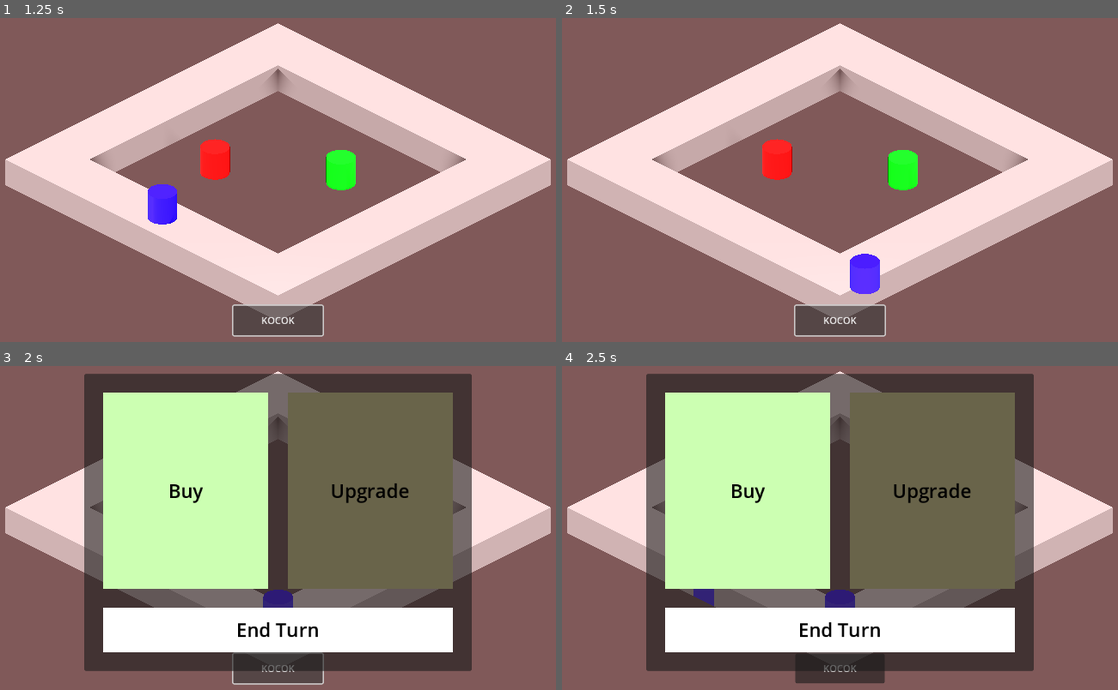
Above: before the commit, frames 1-4 (two rows, left to right).
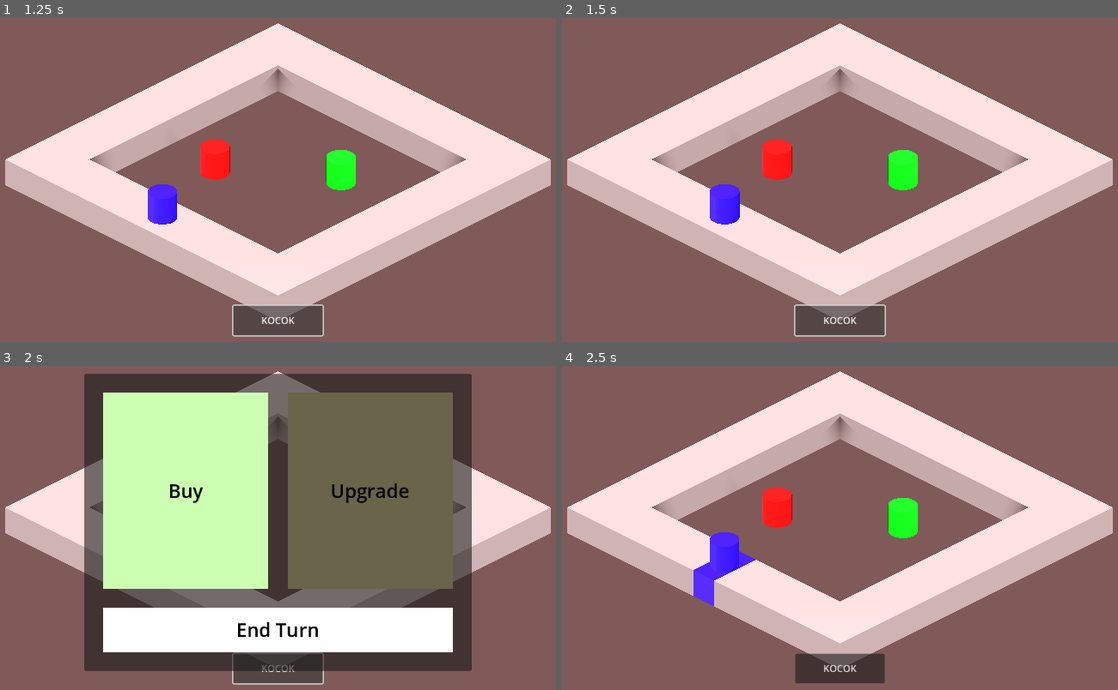
Above: after the commit, the same moments.

Repository: Cicadeuhum/monopoly-kocak
Game: Godot game, scene res://scenes/level_abby.tscn
Two runs of this game, one before a commit and one after it. Both use one fixed random seed, a clock stepped at 60 frames per second and the inputs below.
Inputs (mouse positions are in pixels of both pictures, inside the frame that each line leads up to):
- Up to frame 1 (1.25 s): click "KOCOK" at 0.5 s
- Up to frame 2 (1.5 s): click "KOCOK" at 1.25 s
- Up to frame 3 (2 s): no input
- Up to frame 4 (2.5 s): click (745, 492) at 2 s

Frame 1 is identical in both runs. In frame 2, 1.2% of the frame differs, in the area x 26-58%, y 51-86%; in frame 3, 0.3%; in frame 4, 55%, in the area x 15-85%, y 2-95%.
Error before the commit: Invalid access to property or key 'master' on a base object of type 'Nil'. (res://scripts/ui/menu_tile.gd:19)

Commit message:
Fix kocok button only can be pressed once

Diff:
--- a/project.godot
+++ b/project.godot
@@ -12,7 +12,7 @@
 
 config/name="new project"
 run/main_scene="res://scenes/level_abby.tscn"
-config/features=PackedStringArray("4.3", "Forward Plus")
+config/features=PackedStringArray("4.4", "Forward Plus")
 config/icon="res://icon.svg"
 
 [autoload]
--- a/resources/Tiles/Tile_2.tres
+++ b/resources/Tiles/Tile_2.tres
@@ -1,8 +1,9 @@
 [gd_resource type="Resource" script_class="Asset" load_steps=2 format=3 uid="uid://dxhku2n724f5c"]
 
-[ext_resource type="Script" path="res://scripts/mechanics/asset.gd" id="1_ksxvo"]
+[ext_resource type="Script" uid="uid://3t0v18golxfa" path="res://scripts/mechanics/asset.gd" id="1_ksxvo"]
 
 [resource]
 script = ExtResource("1_ksxvo")
 value = 0.0
 tile_index = 2
+visual = Array[Mesh]([])
--- a/scripts/mechanics/dice_button.gd
+++ b/scripts/mechanics/dice_button.gd
@@ -1,11 +1,11 @@
 extends Button
 
-var pawn
-
 func _on_pressed():
+	var curr_player = GameMaster.get_pawn(GameMaster.current_turn)
+	if curr_player.is_turn and not curr_player.can_move: return
 	var res = roll_dice()
 	#print("Kocokan Dadu: ", res)
-	GameMaster.get_pawn(GameMaster.current_turn).move_steps(res)
+	curr_player.move_steps(res)
 
 func roll_dice() -> int:
 	var rand_num = RandomNumberGenerator.new()
Not shown: 1 places in resources/Tiles/Tile_0.tres that only renumber resources
Not shown: 1 places in resources/Tiles/Tile_1.tres that only renumber resources
Not shown: 1 places in scenes/game_master.tscn that only renumber resources
Not shown: 1 places in scenes/level_abby.tscn that only renumber resources
Not shown: 1 places in scenes/prefabs/dice_button.tscn that only renumber resources
Not shown: 1 places in scenes/prefabs/pawn.tscn that only renumber resources
Not shown: 1 places in scenes/prefabs/tile_sudut.tscn that only renumber resources
Not shown: 1 places in scenes/prefabs/tile_tengah.tscn that only renumber resources
Not shown: 1 places in scenes/prefabs/ui/menu_tile.tscn that only renumber resources
Not shown, added: scripts/game_master.gd.uid
Not shown, added: scripts/mechanics/asset.gd.uid
Not shown, added: scripts/mechanics/dice_button.gd.uid
(and 4 more such lines)
